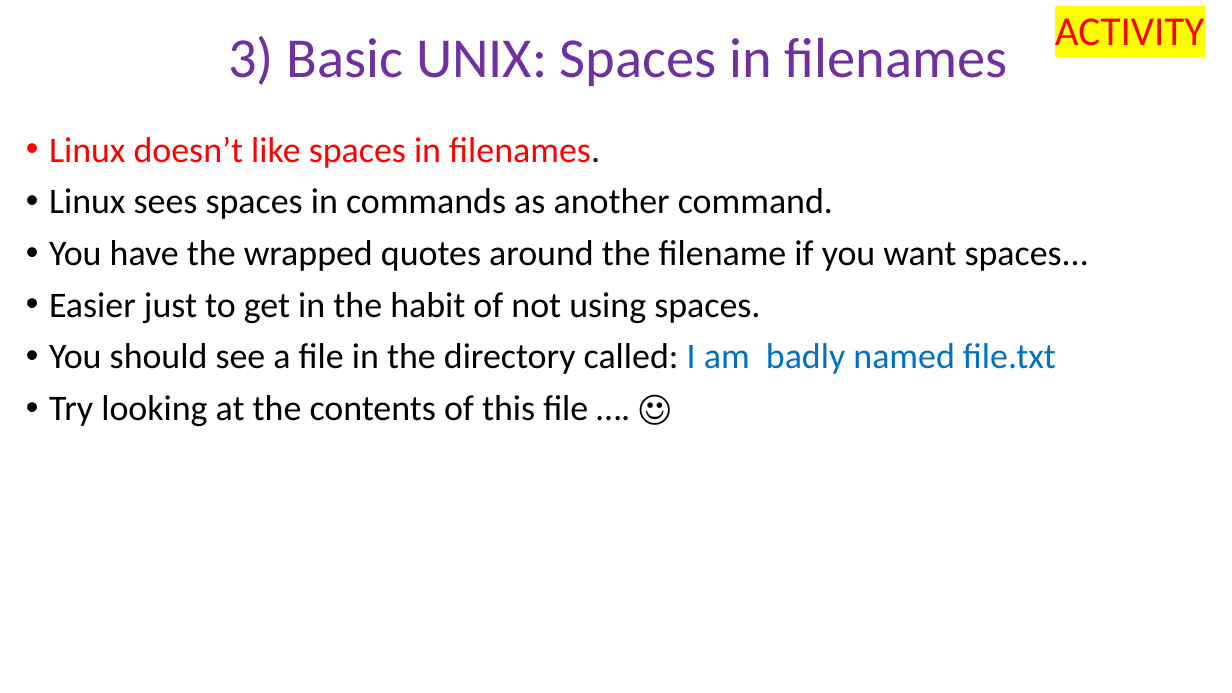
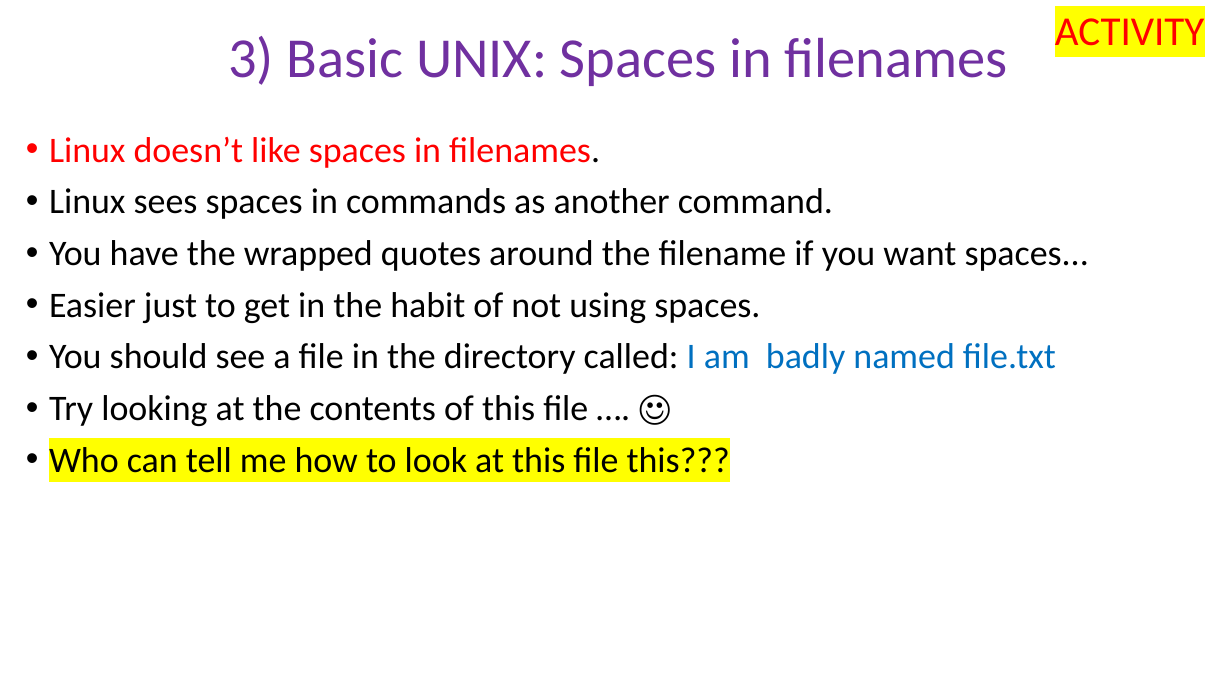
Before and after one commit to peterthorpe5/Msc_Digital_Health, a slide deck: slide 15 of powerpoint/3_basic_UNIX.pptx (slide 14 before the commit). Drawn at 1232x693 pixels with LibreOffice and Linux fonts; fonts in the diff are those of the drawing. Boxes give left, top, right and bottom in pixels: in the first picture for what was removed or moved away, otherwise in the second. Text is boxed around its words. In the diff, an @@ line names an element or a change of style, - is before the commit and + after.

```diff
--- a/powerpoint/3_basic_UNIX.pptx
+++ b/powerpoint/3_basic_UNIX.pptx
@@ text at bbox=[49, 447, 730, 473]: paragraph added @@
+• Who can tell me how to look at this file this???
```
Also in this commit, not shown: 3 other slides changed, 1 slide added, 3 other files.
